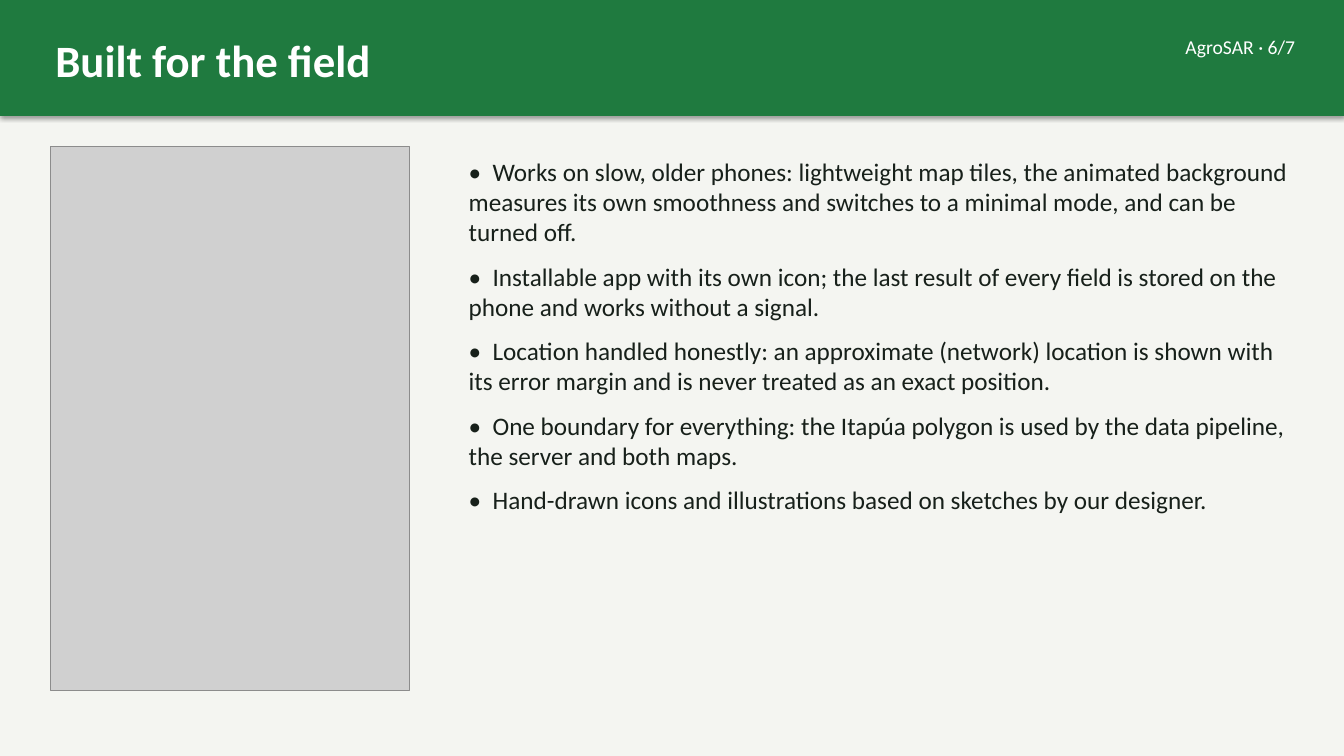
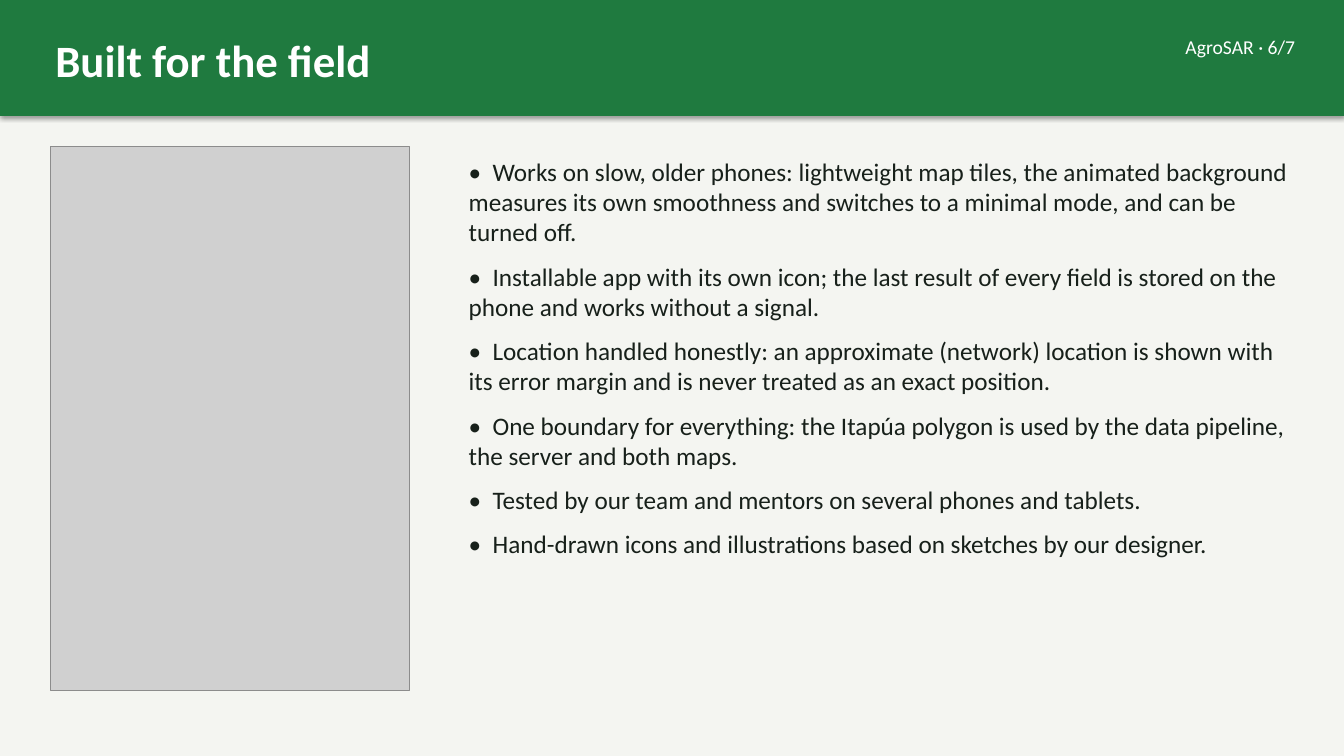
Before and after one commit to Grupo-Nova-Software/AgroSAR, a slide deck: slide 6 of docs/entrega/AgroSAR_presentacion.pptx. Drawn at 1344x756 pixels with LibreOffice and Linux fonts; fonts in the diff are those of the drawing; grey boxes stand for pictures. Boxes give left, top, right and bottom in pixels: in the first picture for what was removed or moved away, otherwise in the second. Text is boxed around its words. In the diff, an @@ line names an element or a change of style, - is before the commit and + after.

```diff
--- a/docs/entrega/AgroSAR_presentacion.pptx
+++ b/docs/entrega/AgroSAR_presentacion.pptx
@@ text at bbox=[493, 491, 1140, 513]: paragraph added @@
+• Tested by our team and mentors on several phones and tablets.
```
Also in this commit, not shown: 2 other slides changed, 2 other files.
